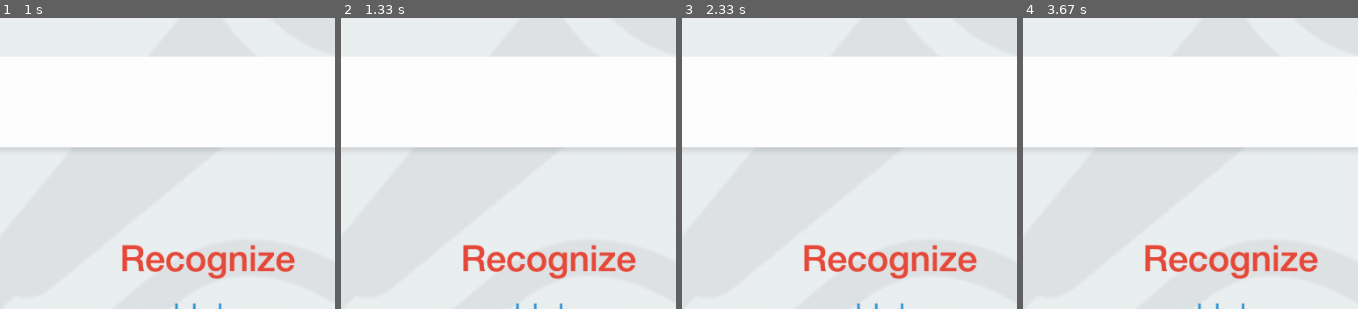
Above: before the commit, frames 1-4 (left to right).
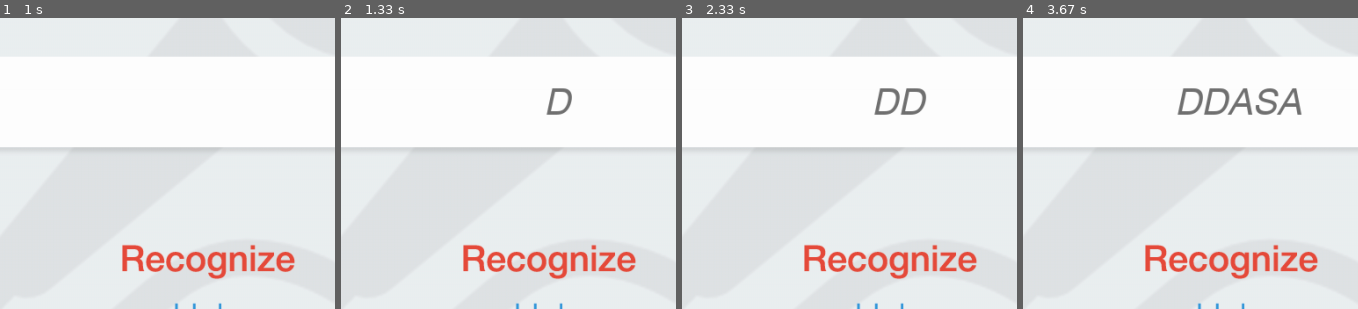
Above: after the commit, the same moments.

Repository: tylerpost/midiFind
Game: pygame game, started from GUI.py
The game is run twice, just before and just after one commit, with the same random seed, the same clock (stepped at 60 frames per second) and the same inputs.
Inputs (mouse positions are % of the whole screen's width and height, from its top left):
- Up to frame 1 (1 s): click (50, 77) at 0.38 s; hold D from 0.67 s (still down)
- Up to frame 2 (1.33 s): release D at 1.13 s; hold Backspace from 1.17 s (still down); hold D from 1.17 s (still down)
- Up to frame 3 (2.33 s): release Backspace at 1.63 s; release D at 1.63 s; hold D 1.67-2.13 s; hold A from 2.17 s (still down)
- Up to frame 4 (3.67 s): release A at 2.7 s; hold S 2.73-3.03 s; hold A 3.07-3.47 s; hold D from 3.5 s (still down)
The pictures show only the part of the screen within x 19-69%, y 35-85%; the shares and areas given below are measured in that part.

Frame 1 is identical in both runs. In frame 2, 0.3% of the frame differs, in the area x 61-69%, y 24-34%; in frame 3, 0.7%; in frame 4, 1.5%, in the area x 45-84%, y 24-34%.

Commit message:
Contour input is now functional
Back space also working. Took ages because Pygame text is very tricky.

Diff:
--- a/GUI.py
+++ b/GUI.py
@@ -1,5 +1,5 @@
 import pygame, sys
-
+import pygame.font
 from pygame.locals import *
 from enum import Enum
 
@@ -14,8 +14,6 @@
 		#Create a screen for us to draw on
 		self.screen = pygame.display.set_mode((1024, 768))
 
-		self.fadescreen = pygame.display.set_mode((1024, 768))
-
 		#Give us a caption
 		pygame.display.set_caption("MidiFind")
 
@@ -37,6 +35,14 @@
 		self.helppage = 1
 		self.buttons.add(self.button1, self.button2, self.button3)
 		self.helpcontent.add(self.helptext)
+
+		#Input contour stuff
+		self.inputcontour = ""
+		self.contourfont = pygame.font.Font("./Assets/Arial.ttf", 42)
+		self.contourfont.set_italic(True)
+
+
+		self.contoursurf = self.contourfont.render(self.inputcontour, 1, (0,0,0))
 
 
 	def main(self):
@@ -124,11 +130,37 @@
 							#Failure
 							print("")
 
+				#Key was pressed down, only check it if we're on Page.recognize
+
+				if event.type == pygame.KEYUP and self.menuPage == Page.recognize:
+					#A
+					if (event.key == 97):
+						self.inputcontour = self.inputcontour + "A"
+					#S
+					if (event.key == 115):
+						self.inputcontour = self.inputcontour + "S"
+					#D
+					if (event.key == 100):
+						self.inputcontour = self.inputcontour + "D"
+					#Backspace
+					if (event.key == 8):
+						self.inputcontour = self.inputcontour[:-1]
+
+					print(event.key)
+
+					self.needsRedraw = True
+
+					#97 = A
+					#115 = S
+					#100 = D
+
 
 			pygame.display.update()
 
 	def redrawPage(self,page):
 		#Switch/case doesn't exist in Python so instead we'll use if / elif
+
+		print("Redrawing page")
 
 		#Main
 		if page == Page.main:
@@ -202,8 +234,18 @@
 			self.helpcontent.draw(self.screen)
 
 
+		#Draw the input contour if we're on the Recognition screen
+
+		if (page == Page.recognize):
+			#Create a surface for the inputted contour
+			self.contoursurf = self.contourfont.render(self.inputcontour, 1, ((114,114,114)))
+			#Blit the surface to the screen
+			self.screen.blit(self.contoursurf, (1024/2 - self.contoursurf.get_width()/2 + 12,335))
+
 		#Draw our buttons
 		self.buttons.draw(self.screen)
+
+
 
 		#Flip the display
 		pygame.display.flip()
Binary file added: Assets/A.png
Binary file added: Assets/Arial.ttf
Binary file added: Assets/D.png
Binary file added: Assets/S.png
Not shown, added: MIDI FILES/house_of_the_rising_sun.mid
